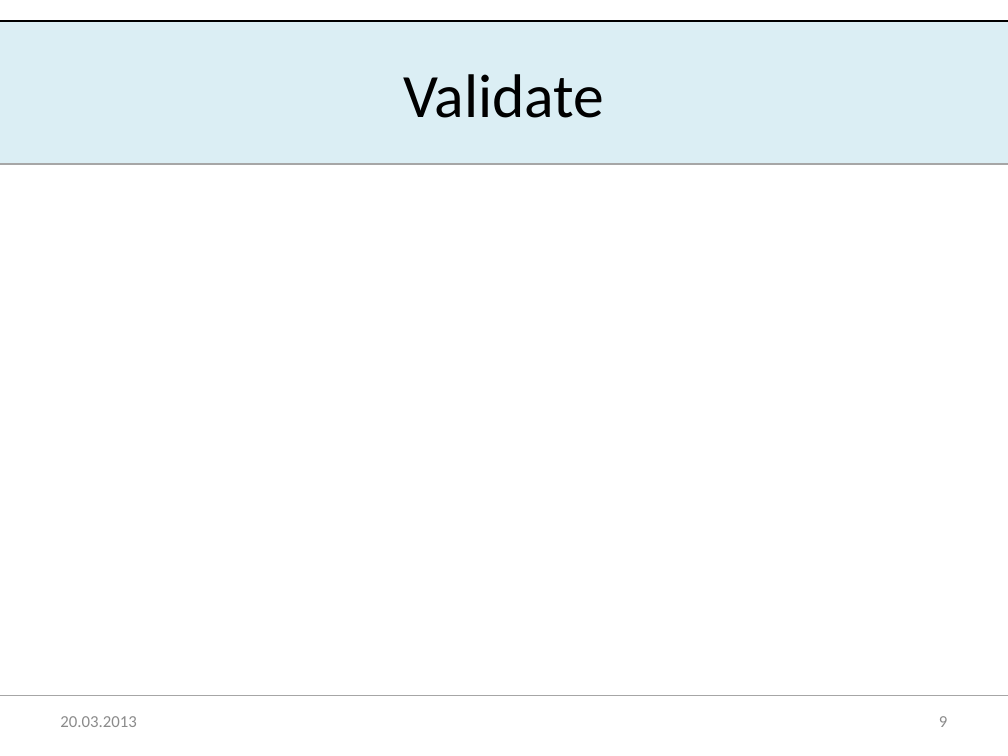
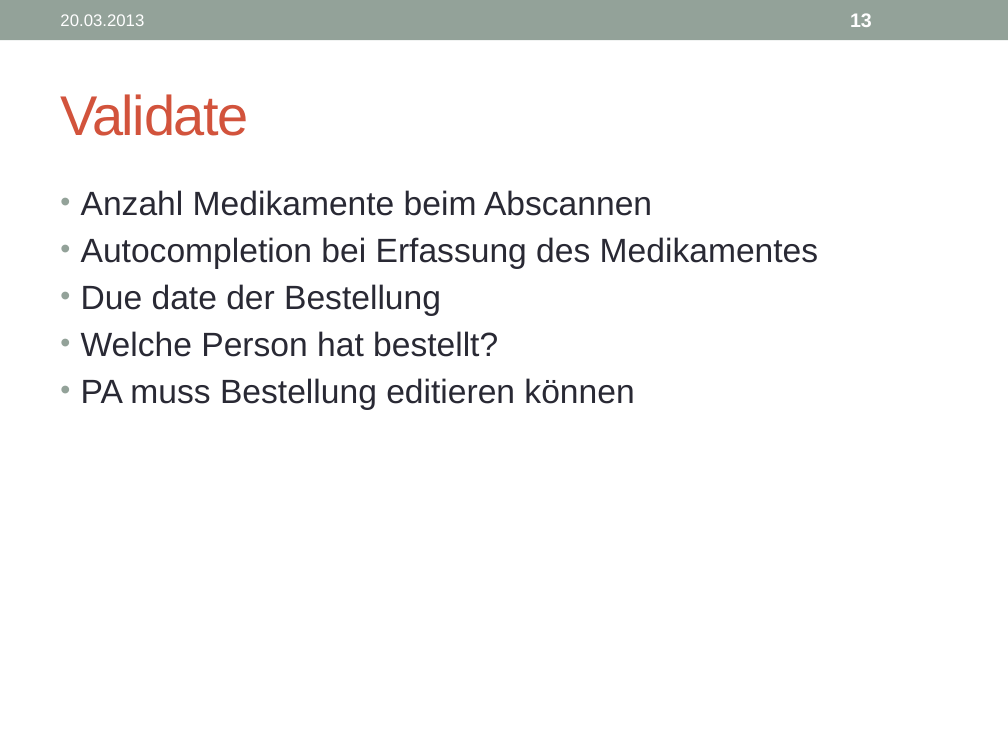
Before and after one commit to boebu/ch.bfh.bti7081.s2013.yellow, a slide deck: slide 13 of ch.bfh.bti7081.s2013.yellow/doc/cs1_task03/task1_3_presentation.pptx (slide 9 before the commit). Drawn at 1008x756 pixels with LibreOffice and Linux fonts; fonts in the diff are those of the drawing. Boxes give left, top, right and bottom in pixels: in the first picture for what was removed or moved away, otherwise in the second. Text is boxed around its words. In the diff, an @@ line names an element or a change of style, - is before the commit and + after.

```diff
--- a/ch.bfh.bti7081.s2013.yellow/doc/cs1_task03/task1_3_presentation.pptx
+++ b/ch.bfh.bti7081.s2013.yellow/doc/cs1_task03/task1_3_presentation.pptx
@@ rectangle: place and size @@
-rectangle at [0,21,1008,164]
+rectangle at [0,0,1008,40]
@@ rectangle at [0,0,1008,40]: fill #DBEEF4 to #93A299 @@
@@ line removed from (0, 21) to (1008, 21) @@
@@ text "20.03.2013": place and size @@
-text "20.03.2013" at [60,716,136,727]
+text "20.03.2013" at [60,14,144,26]
@@ text "20.03.2013" at [60,14,144,26]: font Calibri to Arial, text colour #8C8C8C to #FFFFFF @@
@@ page number added at [850,13,872,27], 14 pt, text #FFFFFF, bold @@
+13
@@ title "Validate": place and size @@
-title "Validate" at [403,74,604,118]
+title "Validate" at [60,94,248,136]
@@ title "Validate" at [60,94,248,136]: size 44 to 40 pt, font Calibri to Arial, text colour #000000 to #D2533C, letter spacing 0 to -1 pt; alignment centre to left @@
@@ line removed from (0, 163) to (1008, 163) @@
@@ text added at [81,190,819,410], 24 pt, text #292934 @@
+• Anzahl Medikamente beim Abscannen
+• Autocompletion bei Erfassung des Medikamentes
+• Due date der Bestellung
+• Welche Person hat bestellt?
+• PA muss Bestellung editieren können
@@ line removed from (0, 696) to (1008, 696) @@
@@ page number removed at [939,716,947,727] @@
-9
```
Also in this commit, not shown: 6 other slides changed, 6 slides added, 2 slides removed, 1 other file.
